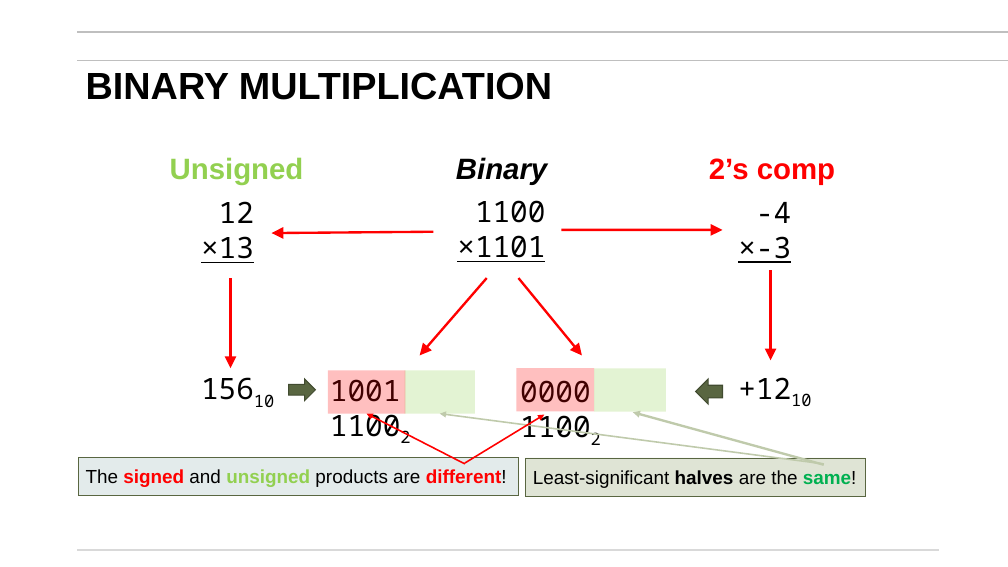
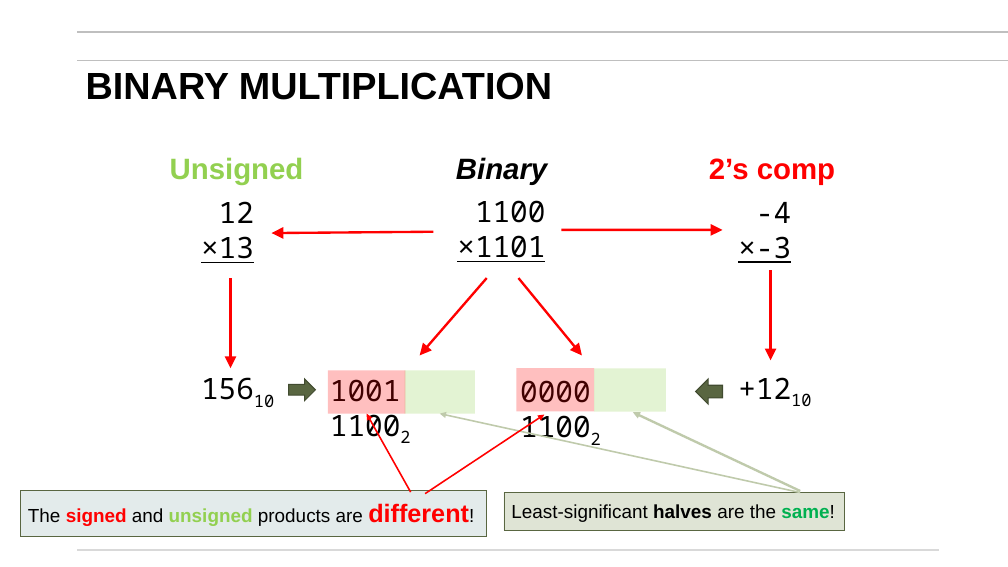
Before and after one commit to mikegrace2/CSEN20-Fall2026-Course-Website, a slide deck: slide 16 of Week04_IntegerArithmetic/Ch05_Integer Arithmetic_V4.pptx (slide 15 before the commit). Drawn at 1008x567 pixels with LibreOffice and Linux fonts; fonts in the diff are those of the drawing; background and template pictures are left out. Boxes give left, top, right and bottom in pixels: in the first picture for what was removed or moved away, otherwise in the second. Text is boxed around its words. In the diff, an @@ line names an element or a change of style, - is before the commit and + after.

```diff
--- a/Week04_IntegerArithmetic/Ch05_Integer Arithmetic_V4.pptx
+++ b/Week04_IntegerArithmetic/Ch05_Integer Arithmetic_V4.pptx
@@ arrow moved from (465, 464) - (367, 414) to (411, 492) - (367, 414) @@
@@ arrow moved from (465, 464) - (544, 414) to (425, 494) - (544, 414) @@
@@ arrow moved from (824, 464) - (440, 414) to (800, 493) - (440, 414) @@
@@ arrow moved from (824, 465) - (633, 412) to (800, 491) - (633, 412) @@
@@ rectangle "The signed and unsigned products ...": place and size @@
-rectangle "The signed and unsigned products ..." at [78,457,519,495]
+rectangle "The signed and unsigned products ..." at [20,490,487,536]
@@ rectangle "The signed and unsigned products ..." at [20,490,487,536]: size 18 to 24 pt in "different!" @@
@@ rectangle "Least-significant halves are the same!": place and size @@
-rectangle "Least-significant halves are the same!" at [526,458,866,496]
+rectangle "Least-significant halves are the same!" at [504,492,845,530]
```
Also in this commit, not shown: 4 other slides changed, 1 slide added, 1 other file.
